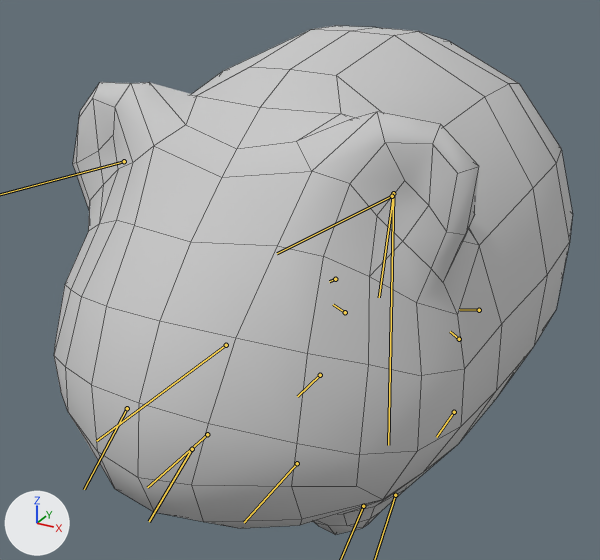
A saved change to the FBX model Assets/3D/Hamster/Ham_Idle.FBX.
Rendered twice from a camera (50 mm lens) standing at (0.0568, -0.1152, 0.0412) and looking at (-0.0057, -0.0015, -0.0157). The lights are fixed; the arrows at lower left show +X, +Y and +Z. Both versions are drawn at frame 35 of the action 'Take 001'; the numbers are the values there. The bones that bend it are drawn over the model as lines. Mesh edges are drawn as thin lines.

In view in the first picture: 'RetopoGroup1'.
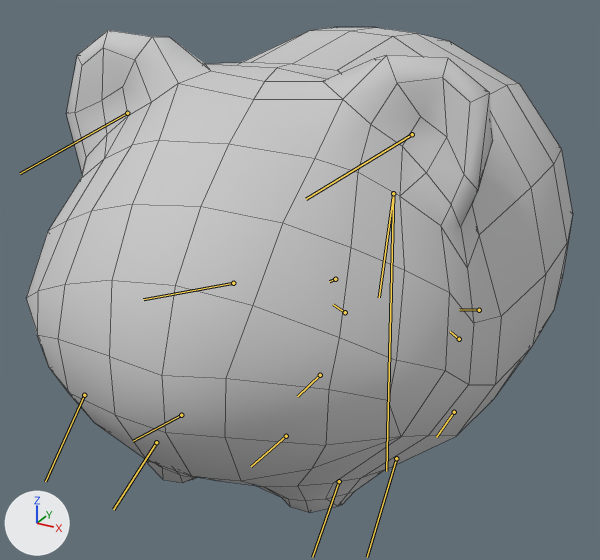
The change in detail:
Bone 'CATRigSpine' (bone_catrigspine) turns from (0, -1, -2) to (3, -3, -10) degrees about its own x, y and z.
Bone 'CATRigHub002' (bone_catrighub002) turns from (1, -1, -2) to (11, -2, -10) degrees about its own x, y and z.
Bone 'CATRigHub002Bone001' (bone_catrighub002bone001) turns from (5, 11, -22) to (0, 0, 0) degrees about its own x, y and z.
Bone 'CATRigHub002Bone002' (bone_catrighub002bone002) turns from (-3, -6, -26) to (0, 0, 0) degrees about its own x, y and z.
Bone 'CATRigLArm1' (bone_catriglarm1) turns from (0, 7, 8) to (0, 0, 0) degrees about its own x, y and z.
Bone 'CATRigLArmPalm' (bone_catriglarmpalm) turns from (3, -7, -6) to (0, 0, 0) degrees about its own x, y and z.
Bone 'CATRigRArm1' (bone_catrigrarm1) turns from (-1, -6, 8) to (0, 0, 0) degrees about its own x, y and z.
Bone 'CATRigRArmPalm' (bone_catrigrarmpalm) turns from (-3, 7, -6) to (0, 0, 0) degrees about its own x, y and z.

Pixel boxes [x1, y1, x2, y2] of what changed, in the pictures (600 x 560 px):
'RetopoGroup1', posed: before [54, 26, 573, 535]; after [27, 27, 573, 513]
bone 'CATRigSpine', root to tip: before (393, 193) to (388, 445); after (393, 193) to (386, 471)
bone 'CATRigHub002', root to tip: before (226, 345) to (96, 441); after (233, 283) to (143, 299)
bone 'CATRigHub002Bone002', root to tip: before (392, 196) to (277, 253); after (412, 134) to (306, 199)
bone 'CATRigRArm1', root to tip: before (127, 408) to (84, 489); after (84, 395) to (45, 481)
bone 'CATRigRArmPalm', root to tip: before (192, 449) to (149, 521); after (156, 442) to (113, 509)
